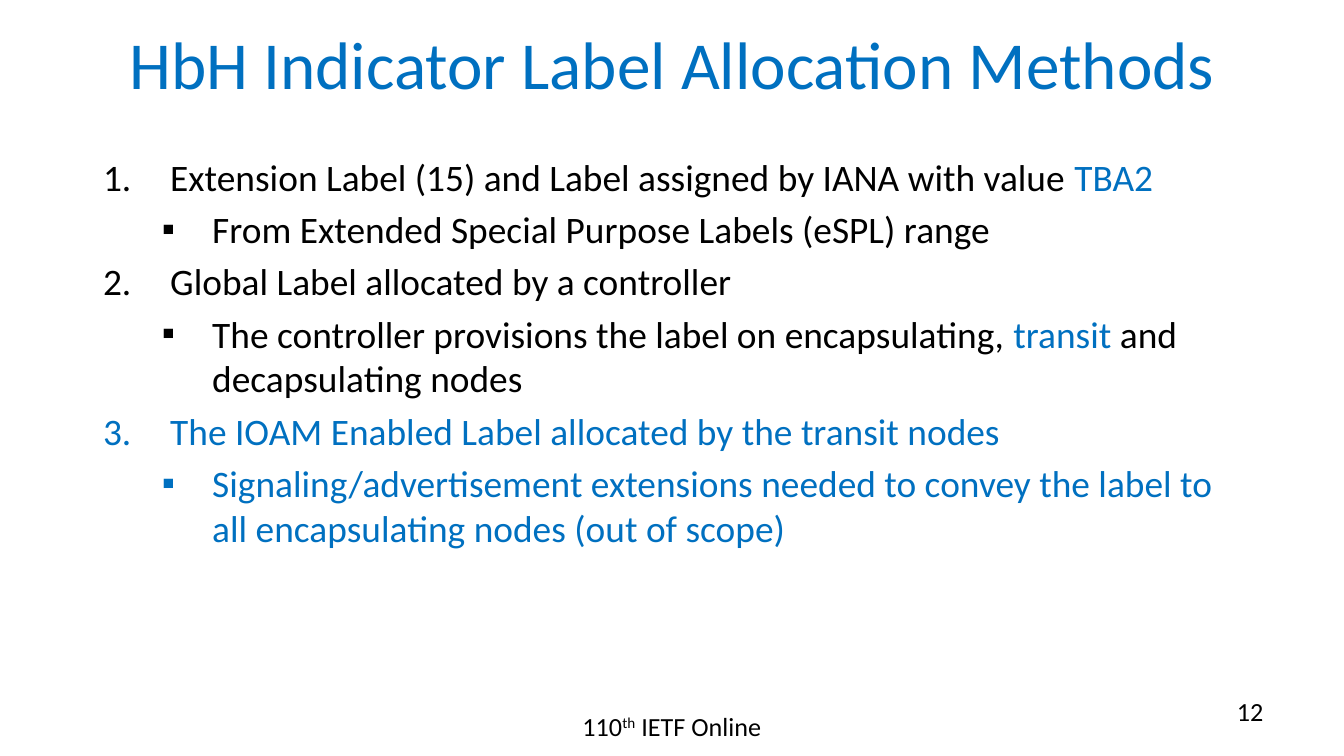
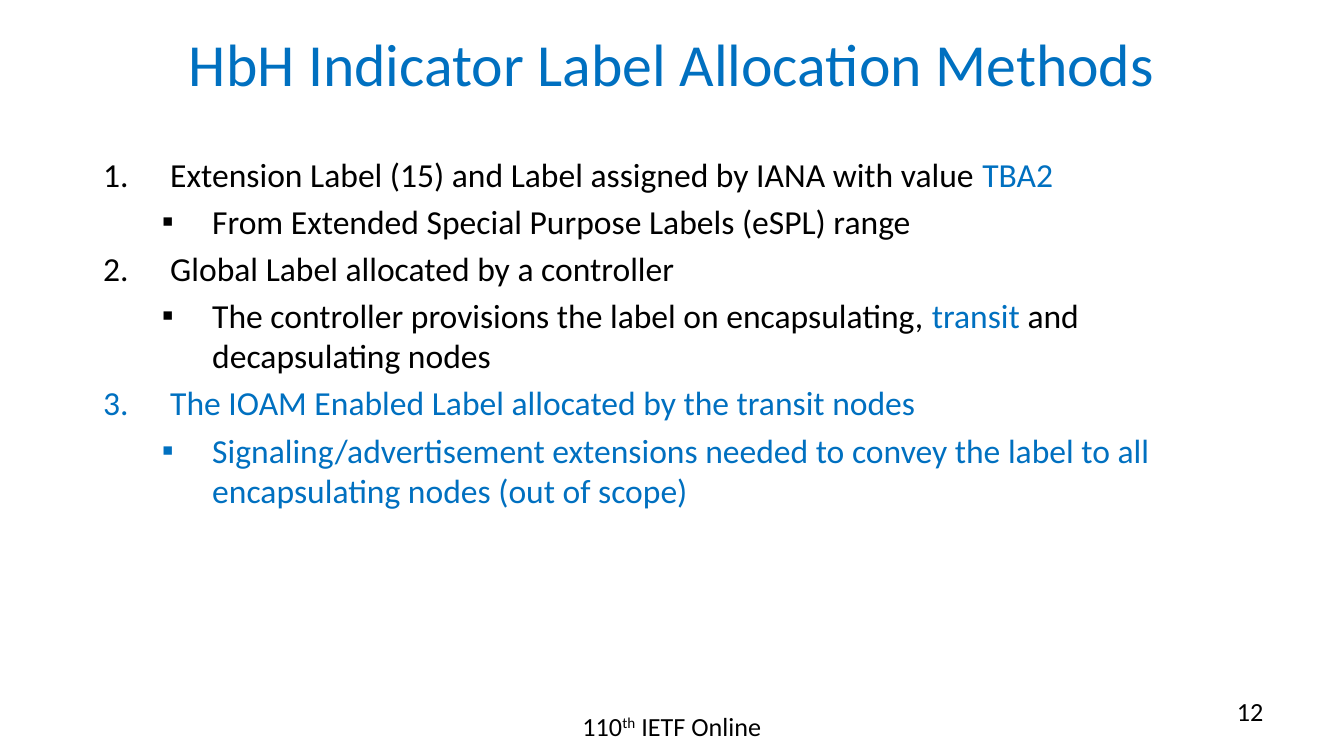
Before and after one commit to rakgandhi/ietf-slides, a slide deck: slide 12 of draft-gandhi-mpls-ioam-sr-05.pptx. Drawn at 1344x756 pixels with LibreOffice and Linux fonts; fonts in the diff are those of the drawing. Boxes give left, top, right and bottom in pixels: in the first picture for what was removed or moved away, otherwise in the second. Text is boxed around its words. In the diff, an @@ line names an element or a change of style, - is before the commit and + after.

```diff
--- a/draft-gandhi-mpls-ioam-sr-05.pptx
+++ b/draft-gandhi-mpls-ioam-sr-05.pptx
@@ title "HbH Indicator Label Allocation Methods" at (189,44,1153,87): size 36 to 32 pt @@
@@ text "Extension Label (15) and Label ..." at (170,162,1149,509): size 20 to 18 pt @@
```
Also in this commit, not shown: 5 other slides changed, 4 slides removed, 1 other file.
